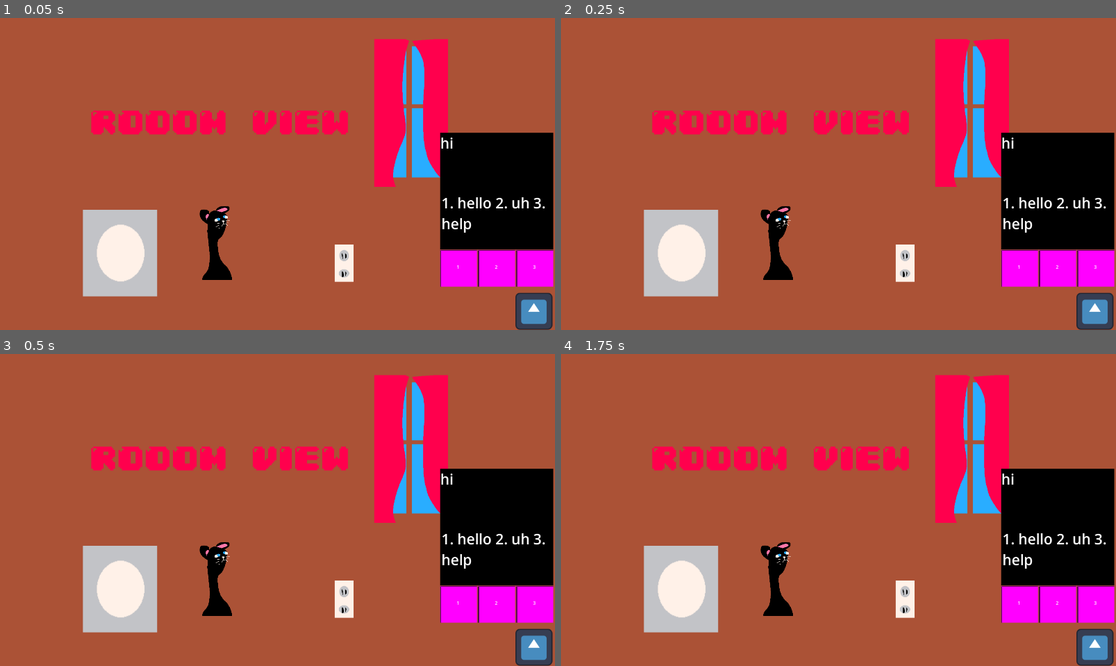
Above: before the commit, frames 1-4 (two rows, left to right).
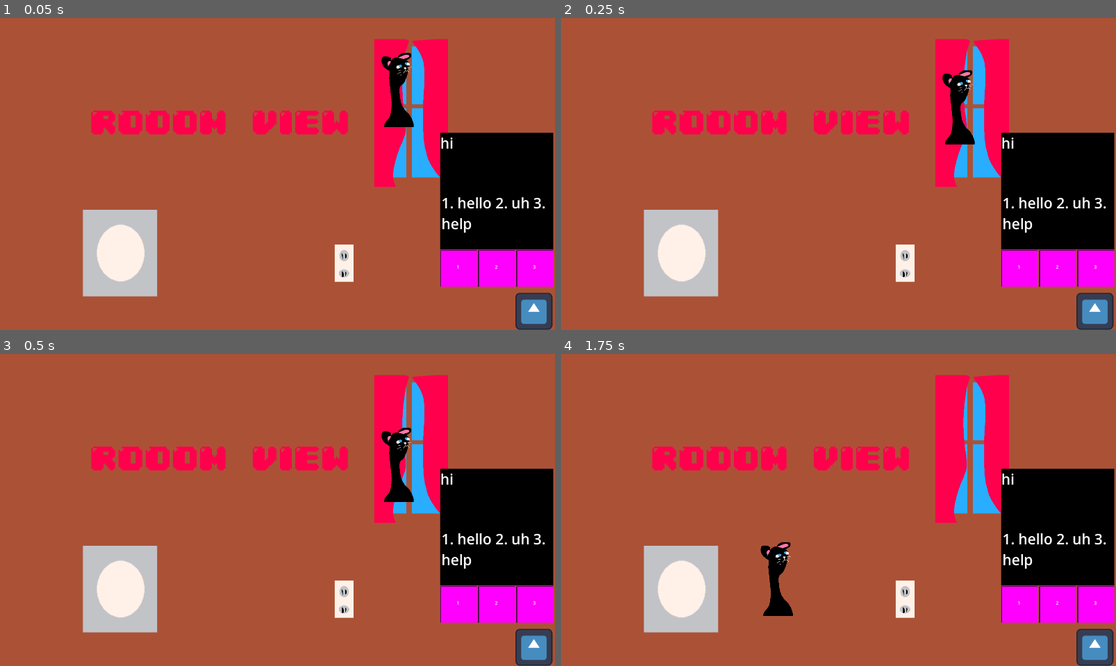
Above: after the commit, the same moments.

Repository: LukeDul/zoom
Game: Godot game, scene res://main.tscn
Two runs of this game, one before a commit and one after it. Both use one fixed random seed, a clock stepped at 60 frames per second and the inputs below. The engine's default icon, where the game draws it, is replaced by a stand-in: a white triangle on a blue panel in a dark square.
Inputs (mouse positions are in pixels of both pictures, inside the frame that each line leads up to):
- Up to frame 1 (0.05 s): no input
- Up to frame 2 (0.25 s): no input
- Up to frame 3 (0.5 s): no input
- Up to frame 4 (1.75 s): click (683, 588) at 0.52 s; click (683, 588) at 1.27 s

The runs differ from the first frame. In frame 1, 1.5% of the frame differs, in the area x 35-75%, y 11-84%; in frame 2, 1.5%; in frame 3, 1.5%; in frame 4, nothing differs.

Commit message:
curtain event

Diff:
--- a/main.gd
+++ b/main.gd
@@ -3,6 +3,8 @@
 @onready var turn_around = $TurnAround
 @onready var room_view: Node2D = $RoomView
 @onready var dialog_bubble: DialogBubble = $Dialog
+
+enum CatStates {IDLE, CURTAINS, WASHING_MACHINE, OUTLET}
 
 ## Maps hochbergs dialog to the possible responses.
 const dialog_to_response: Dictionary[String, Array] = {
--- a/main.tscn
+++ b/main.tscn
@@ -1,9 +1,10 @@
-[gd_scene load_steps=11 format=3 uid="uid://dvirkprp27esk"]
+[gd_scene load_steps=12 format=3 uid="uid://dvirkprp27esk"]
 
 [ext_resource type="Script" uid="uid://c51w6fej3xoj8" path="res://main.gd" id="1_1bvp3"]
 [ext_resource type="Texture2D" uid="uid://cbr35jw1ini0n" path="res://Assets/computer/background.png" id="1_ig7tw"]
 [ext_resource type="Texture2D" uid="uid://byliescwogrja" path="res://icon.svg" id="2_0xm2m"]
 [ext_resource type="Texture2D" uid="uid://c3tt5mmmcmuht" path="res://Assets/room/background.png" id="3_h2yge"]
+[ext_resource type="Script" uid="uid://cyfr87o7pl1ka" path="res://room_view.gd" id="4_4c57u"]
 [ext_resource type="Texture2D" uid="uid://ea454mqj0bt" path="res://Assets/room/washingmachine.png" id="5_7mycd"]
 [ext_resource type="Texture2D" uid="uid://b8xcs0w7k17je" path="res://Assets/room/cat.png" id="5_kek77"]
 [ext_resource type="Script" uid="uid://dsrh1ibw1vpv1" path="res://dialog.gd" id="5_lquwl"]
@@ -47,6 +48,7 @@
 texture_normal = ExtResource("2_0xm2m")
 
 [node name="RoomView" type="Node2D" parent="."]
+script = ExtResource("4_4c57u")
 
 [node name="BackgroundSprite" type="Sprite2D" parent="RoomView"]
 texture = ExtResource("3_h2yge")
@@ -54,11 +56,16 @@
 [node name="WashingMachine" type="Node2D" parent="RoomView"]
 position = Vector2(-673, 124)
 
-[node name="TextureButton" type="TextureButton" parent="RoomView/WashingMachine"]
+[node name="Door" type="TextureButton" parent="RoomView/WashingMachine"]
 offset_right = 40.0
 offset_bottom = 40.0
 scale = Vector2(2.00765, 2.33872)
 texture_normal = ExtResource("5_7mycd")
+
+[node name="Cat" type="TextureButton" parent="RoomView/WashingMachine"]
+visible = false
+offset_right = 40.0
+offset_bottom = 40.0
 
 [node name="Window" type="Node2D" parent="RoomView"]
 position = Vector2(597, -358)
@@ -70,6 +77,13 @@
 offset_bottom = 403.0
 texture_normal = ExtResource("6_272bh")
 
+[node name="WindowCat" type="TextureButton" parent="RoomView/Window"]
+offset_left = -240.0
+offset_top = -76.0
+offset_right = -112.0
+offset_bottom = 180.0
+texture_normal = ExtResource("5_kek77")
+
 [node name="Outlet" type="Node2D" parent="RoomView"]
 position = Vector2(198, 245)
 
@@ -78,7 +92,8 @@
 offset_bottom = 40.0
 texture_normal = ExtResource("7_5vw27")
 
-[node name="Cat" type="TextureButton" parent="RoomView"]
+[node name="IdleCat" type="TextureButton" parent="RoomView"]
+visible = false
 offset_left = -272.0
 offset_top = 111.0
 offset_right = -144.0
@@ -169,6 +184,7 @@
 [connection signal="button_down" from="ComputerView/HBoxContainer/LeaveCall" to="." method="_on_leave_call_button_down"]
 [connection signal="button_down" from="ComputerView/HBoxContainer/CameraButton" to="." method="_on_camera_button_button_down"]
 [connection signal="button_down" from="ComputerView/HBoxContainer/ShareScreen" to="." method="_on_share_screen_button_down"]
+[connection signal="button_down" from="RoomView/Window/WindowCat" to="RoomView" method="_on_window_cat_button_down"]
 [connection signal="button_down" from="TurnAround" to="." method="_on_turn_around_button_down"]
 [connection signal="button_down" from="Dialog/HBoxContainer/TextureButton" to="." method="_on_texture_button_button_down"]
 [connection signal="button_down" from="Dialog/HBoxContainer/TextureButton2" to="." method="_on_texture_button_2_button_down"]
--- /dev/null
+++ b/room_view.gd
@@ -0,0 +1,63 @@
+class_name RoomView extends Node2D
+
+enum CatStates {IDLE, CURTAINS, WASHING_MACHINE, OUTLET}
+
+@onready var idle_cat: TextureButton = $IdleCat
+@onready var outlet: Node2D = $Outlet
+@onready var washing_machine: Node2D = $WashingMachine
+@onready var curtain: Node2D = $Window
+
+var cur_cat: TextureButton
+
+var cat_state = CatStates.IDLE:
+	set(v):
+		match(v):
+			CatStates.IDLE:
+				cur_cat.visible = false
+				idle_cat.visible = true
+			CatStates.CURTAINS: start_curtain_event()
+			CatStates.WASHING_MACHINE: pass
+			CatStates.OUTLET: pass
+			_: push_error("Unknown Cat State")
+		cat_state = v
+
+# Called when the node enters the scene tree for the first time.
+func _ready() -> void:
+	cat_state = CatStates.CURTAINS
+
+
+# Called every frame. 'delta' is the elapsed time since the previous frame.
+func _process(delta: float) -> void:
+	match(cat_state):
+		CatStates.IDLE: pass
+		CatStates.CURTAINS: pass
+		CatStates.WASHING_MACHINE: pass
+		CatStates.OUTLET: pass
+		_: push_error("Unknown Cat State")
+
+func start_curtain_event()->void:
+	print("cat is ripping curtain!!")
+	cur_cat = curtain.get_node("WindowCat")
+	cur_cat.visible = true
+	idle_cat.visible = false
+
+	var tween := create_tween()
+	tween.tween_property(cur_cat, "position", Vector2(cur_cat.position.x, cur_cat.position.y + 300), 1.0)
+	tween.finished.connect(end_curtain_event)
+
+func end_curtain_event()->void:
+	if cat_state == CatStates.CURTAINS:
+		print("cat tore up curtain")
+
+	cat_state = CatStates.IDLE
+
+func _on_window_cat_button_down() -> void:
+	print("you grabbed the cat")
+	cat_state = CatStates.IDLE
+
+
+## Calls the function after the given seconds have passed. Returns the timer.
+func call_later(seconds: float, callback_func: Callable) -> SceneTreeTimer:
+	var timer = get_tree().create_timer(seconds)
+	timer.timeout.connect(callback_func)
+	return timer
--- /dev/null
+++ b/room_view.tscn
@@ -0,0 +1,50 @@
+[gd_scene load_steps=7 format=3 uid="uid://cmarwqyusmkgb"]
+
+[ext_resource type="Script" uid="uid://cyfr87o7pl1ka" path="res://room_view.gd" id="1_8v67b"]
+[ext_resource type="Texture2D" uid="uid://c3tt5mmmcmuht" path="res://Assets/room/background.png" id="2_rc5tn"]
+[ext_resource type="Texture2D" uid="uid://ea454mqj0bt" path="res://Assets/room/washingmachine.png" id="3_0ojq4"]
+[ext_resource type="Texture2D" uid="uid://chgsgti82mqd2" path="res://Assets/room/window.png" id="4_o8w00"]
+[ext_resource type="Texture2D" uid="uid://cv5i8o4sg3nvx" path="res://Assets/room/outlet.png" id="5_mixow"]
+[ext_resource type="Texture2D" uid="uid://b8xcs0w7k17je" path="res://Assets/room/cat.png" id="6_dhf2g"]
+
+[node name="RoomView" type="Node2D"]
+script = ExtResource("1_8v67b")
+
+[node name="BackgroundSprite" type="Sprite2D" parent="."]
+texture = ExtResource("2_rc5tn")
+
+[node name="WashingMachine" type="Node2D" parent="."]
+position = Vector2(-673, 124)
+
+[node name="TextureButton" type="TextureButton" parent="WashingMachine"]
+offset_right = 40.0
+offset_bottom = 40.0
+scale = Vector2(2.00765, 2.33872)
+texture_normal = ExtResource("3_0ojq4")
+
+[node name="Window" type="Node2D" parent="."]
+position = Vector2(597, -358)
+
+[node name="TextureButton" type="TextureButton" parent="Window"]
+offset_left = -263.0
+offset_top = -109.0
+offset_right = -7.0
+offset_bottom = 403.0
+texture_normal = ExtResource("4_o8w00")
+
+[node name="Outlet" type="Node2D" parent="."]
+position = Vector2(198, 245)
+
+[node name="TextureButton" type="TextureButton" parent="Outlet"]
+offset_right = 40.0
+offset_bottom = 40.0
+texture_normal = ExtResource("5_mixow")
+
+[node name="Cat" type="TextureButton" parent="."]
+offset_left = -272.0
+offset_top = 111.0
+offset_right = -144.0
+offset_bottom = 367.0
+texture_normal = ExtResource("6_dhf2g")
+
+[node name="Sprite2D" type="Sprite2D" parent="Cat"]
Not shown, added: room_view.gd.uid
Not shown, changed: Assets/.DS_Store
